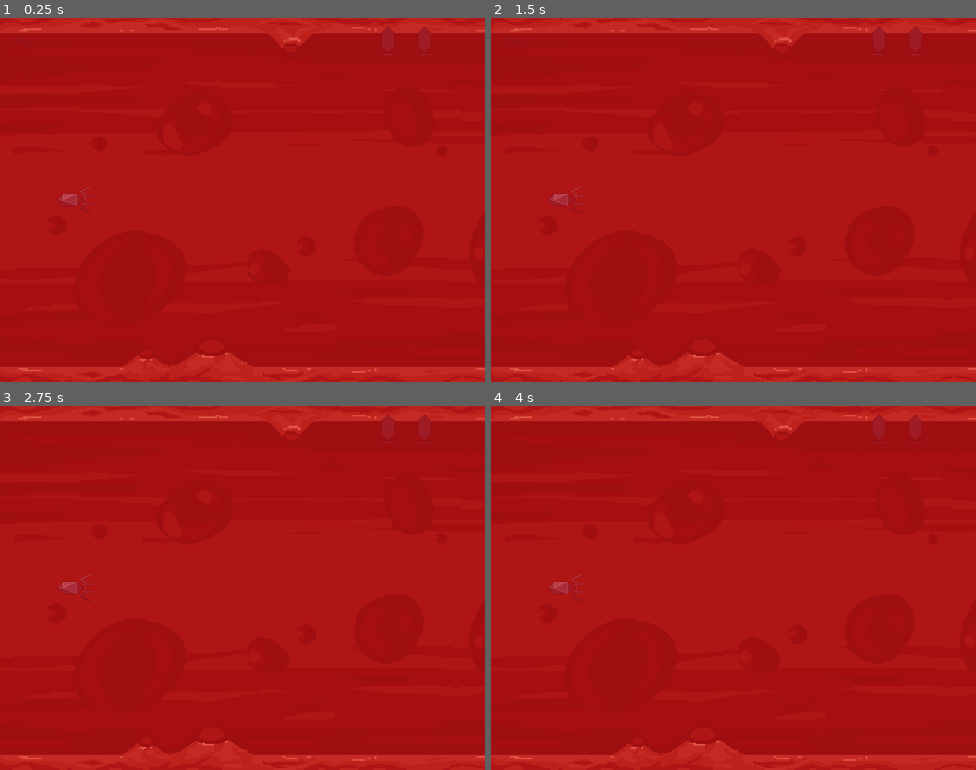
Above: before the commit, frames 1-4 (two rows, left to right).
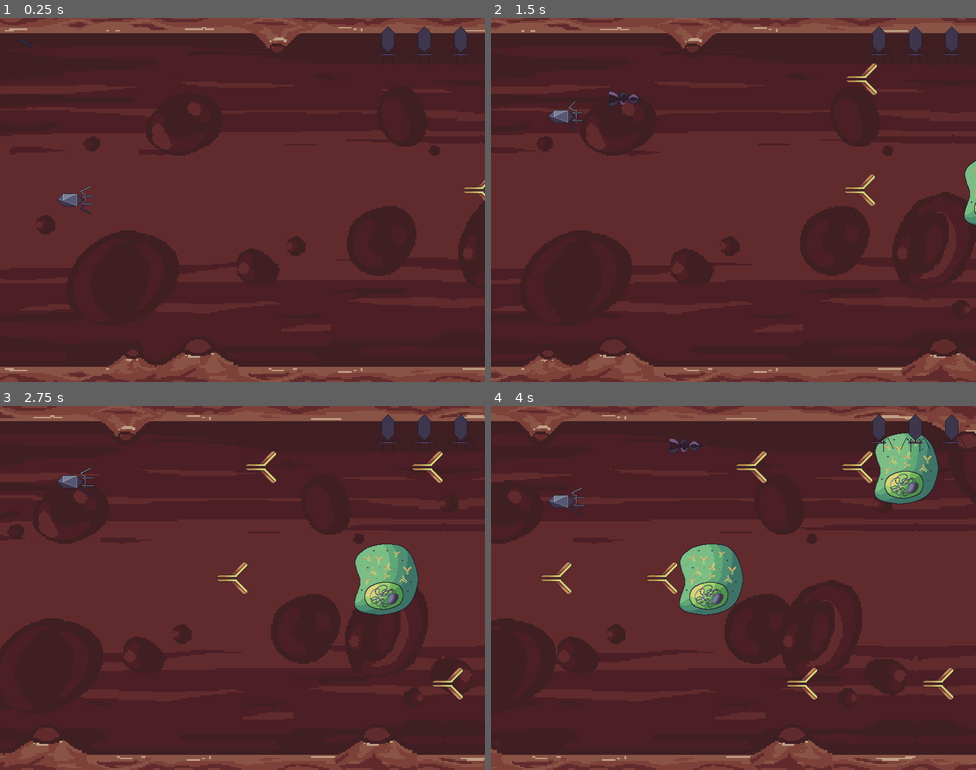
Above: after the commit, the same moments.

Repository: Jasonnmss/Game-Jam-2026
Game: Godot game, scene res://main.tscn
Same seed, same stepped clock (60 frames per second), same inputs: the game is played once before the commit and once after it.
Inputs:
- Up to frame 1 (0.25 s): no input
- Up to frame 2 (1.5 s): hold W (Move Up) 0.53-1.28 s; tap Space (shoot) at 0.6, 1.35 s; hold S (Move Down) from 1.28 s (still down)
- Up to frame 3 (2.75 s): release S (Move Down) at 2.03 s; hold W (Move Up) from 2.03 s (still down); tap Space (shoot) at 2.1 s
- Up to frame 4 (4 s): tap Space (shoot) at 2.85, 3.6 s; release W (Move Up) at 3.53 s; hold S (Move Down) from 3.53 s (still down)

The runs differ from the first frame. In frame 1, 100% of the frame differs, in the area x 0-100%, y 0-100%; in frame 2, 100%; in frame 3, 100%; in frame 4, 100%.

Commit message:
Update invis_wall.tscn

Diff:
--- a/game-jam-2026/invis_wall.tscn
+++ b/game-jam-2026/invis_wall.tscn
@@ -6,6 +6,8 @@
 size = Vector2(63, 614)
 
 [node name="invis_wall" type="Area2D" unique_id=1093050372]
+collision_layer = 32
+collision_mask = 2
 script = ExtResource("1_i6oxg")
 
 [node name="CollisionShape2D" type="CollisionShape2D" parent="." unique_id=1857223048]
